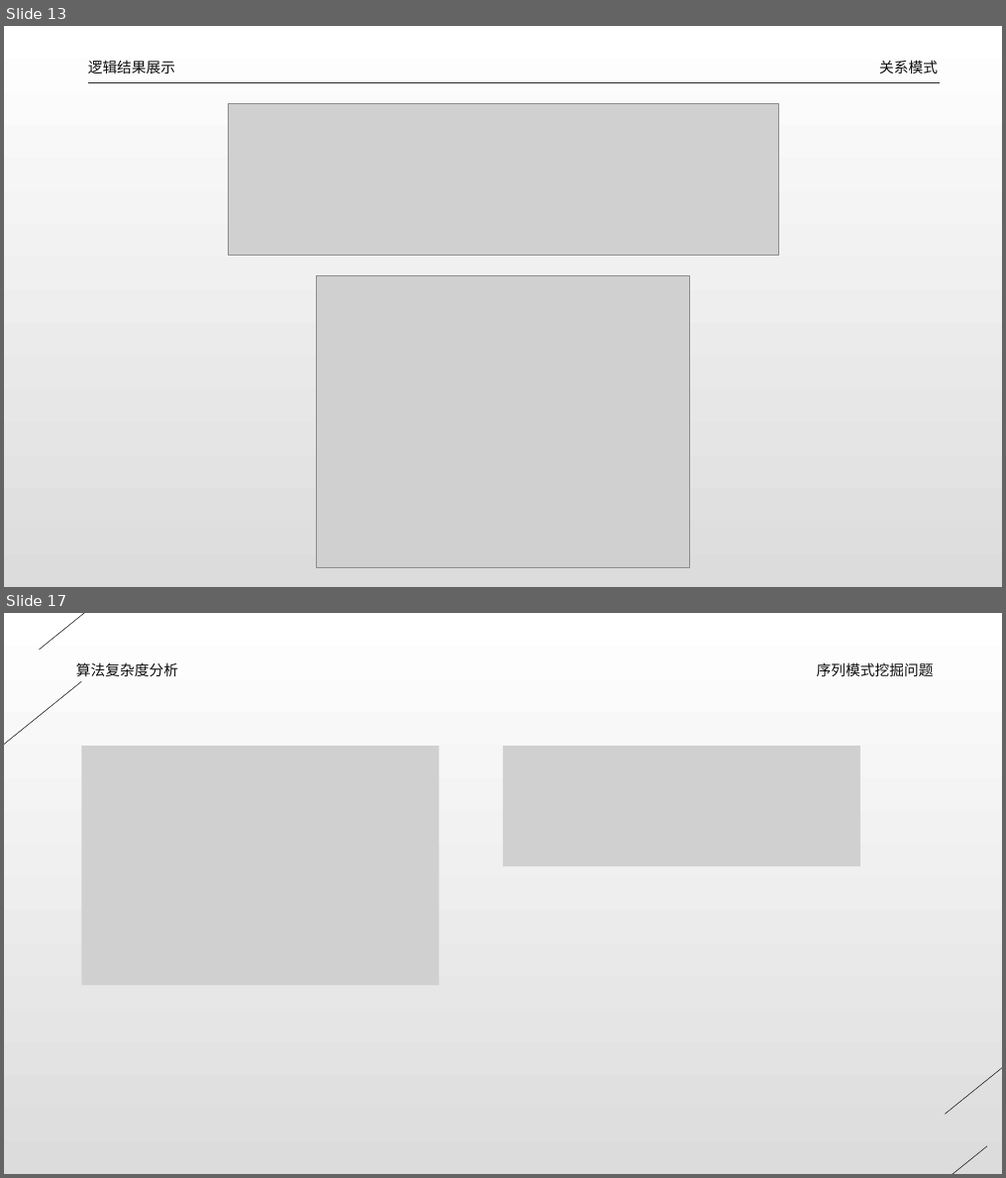
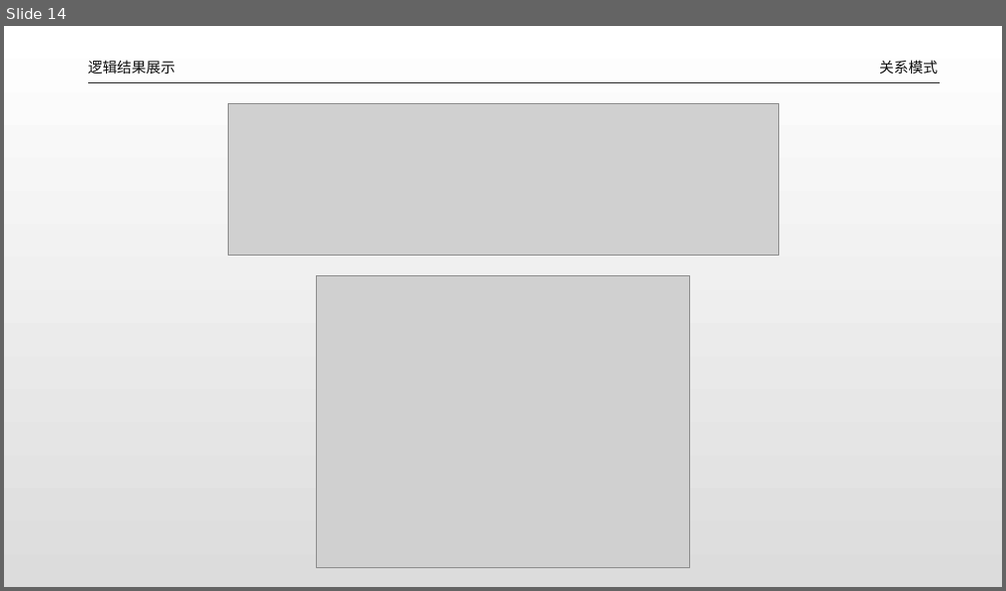
Before and after one commit to dlct-wzx/database-practice, a slide deck: 答辩ppt.pptx. Shown one above the other, each under a label of ours: slides 13 and 17 before the commit, slide 14 after it; the slides between them are not shown. The pictures are 1006x1178 and 1006x591 pixels, drawn with LibreOffice and Linux fonts; fonts in the diff are those of the drawing; grey boxes stand for pictures. Boxes give left, top, right and bottom in pixels: in the first picture for what was removed or moved away, otherwise in the second. Text is boxed around its words. In the diff, an @@ line names an element or a change of style, - is before the commit and + after.

```diff
--- a/答辩ppt.pptx
+++ b/答辩ppt.pptx
@@ slide 17 removed at [4, 613, 1002, 1174], background gradient #FFFFFF to #DCDCDC @@
@@ line removed from (239, 613) to (40, 650) @@
@@ text removed at [76, 663, 178, 676] @@
-算法复杂度分析
@@ text removed at [817, 663, 934, 677] @@
-序列模式挖掘问题
@@ line removed from (82, 682) to (4, 842) @@
@@ picture removed at [82, 746, 440, 985] @@
@@ picture removed at [503, 746, 861, 866] @@
@@ line removed from (1002, 954) to (945, 1115) @@
@@ line removed from (988, 1147) to (788, 1174) @@
@@ what was slide 13 is now slide 14 @@
```
Also in this commit, not shown: 6 slides changed, 11 slides added, 3 other slides removed, 10 other files.
